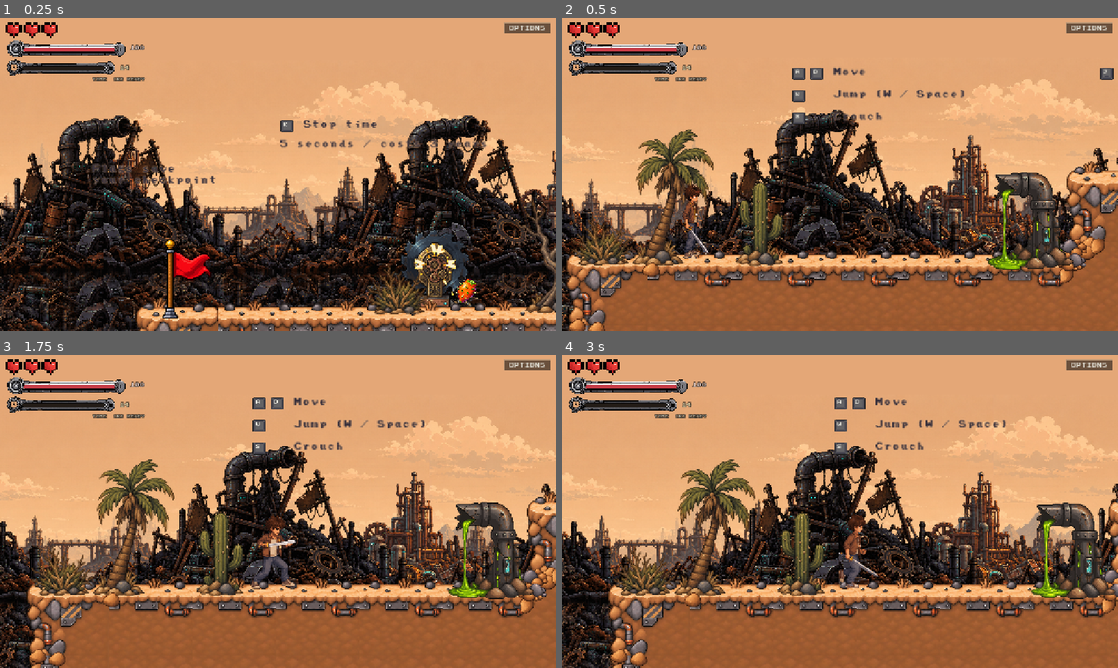
Above: before the commit, frames 1-4 (two rows, left to right).
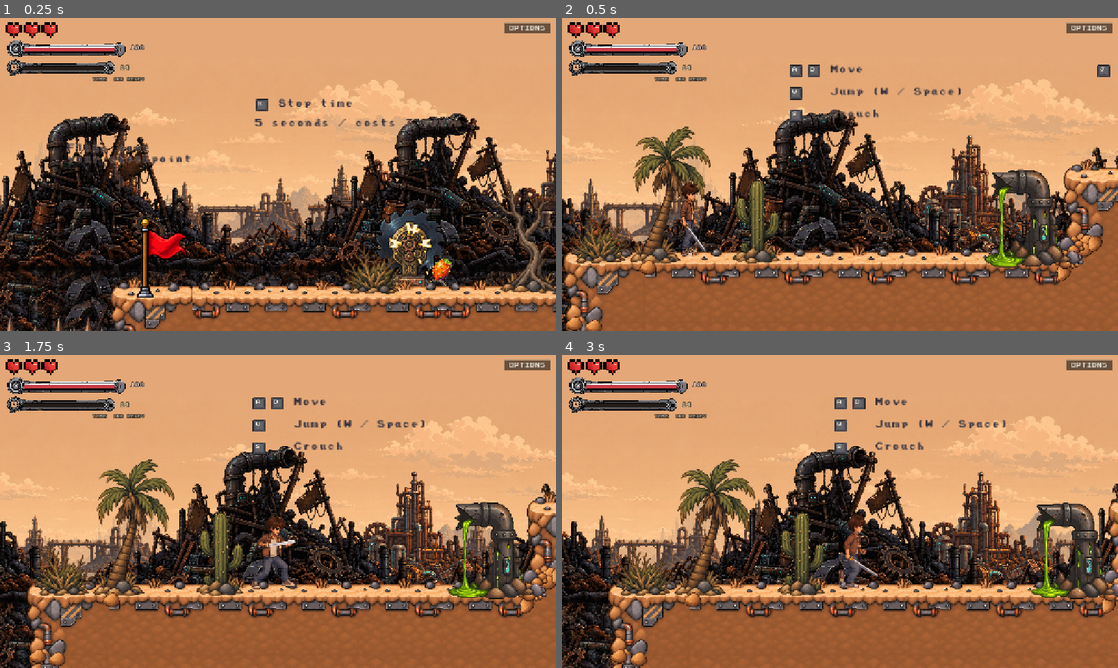
Above: after the commit, the same moments.

Repository: Zeyadzahran/years-to-spare
Game: Godot game, scene res://src/levels/level_01/level_01.tscn
The game is run twice, just before and just after one commit, with the same random seed, the same clock (stepped at 60 frames per second) and the same inputs. This scene is started directly instead of the project's main scene. Sound files missing from this copy of the repository are replaced by a short silence.
Inputs:
- Up to frame 1 (0.25 s): no input
- Up to frame 2 (0.5 s): no input
- Up to frame 3 (1.75 s): tap Enter at 0.5 s; hold S (crouch) 0.53-1.28 s; hold D (move_right) from 0.53 s (still down); tap Space (jump) at 0.77, 1.52 s; tap J (attack) at 1.35 s; tap S (crouch) at 1.55 s
- Up to frame 4 (3 s): release D (move_right) at 2.03 s; hold A (move_left) 2.03-2.78 s; hold S (crouch) 2.03-2.78 s; hold D (move_right) from 2.78 s (still down); tap E (time_rewind) at 2.85 s

The runs differ from the first frame. In frame 1, 41% of the frame differs, in the area x 0-100%, y 19-100%; in frame 2, 24%; in frame 3, less than 0.1%; in frame 4, nothing differs.

Commit message:
chore: save level testing changes

Diff:
--- a/src/actors/enemy/gunner_frames.tres
+++ b/src/actors/enemy/gunner_frames.tres
@@ -1,5 +1,14 @@
 [gd_resource type="SpriteFrames" format=3 uid="uid://dtvlxv02epglg"]
 
+[ext_resource type="Texture2D" uid="uid://dixm41suy0350" path="res://assets/sprites/gunner/crouch_shoot/frame_000.png" id="crouch_shoot_1"]
+[ext_resource type="Texture2D" uid="uid://d2bpktqum004l" path="res://assets/sprites/gunner/crouch_shoot/frame_001.png" id="crouch_shoot_2"]
+[ext_resource type="Texture2D" uid="uid://bl04t53bgh0tc" path="res://assets/sprites/gunner/crouch_shoot/frame_002.png" id="crouch_shoot_3"]
+[ext_resource type="Texture2D" uid="uid://cpag5tcn7lshw" path="res://assets/sprites/gunner/crouch_shoot/frame_003.png" id="crouch_shoot_4"]
+[ext_resource type="Texture2D" uid="uid://douai6etl3tak" path="res://assets/sprites/gunner/crouch_shoot/frame_004.png" id="crouch_shoot_5"]
+[ext_resource type="Texture2D" uid="uid://klgfkkf3k7k5" path="res://assets/sprites/gunner/crouch_shoot/frame_005.png" id="crouch_shoot_6"]
+[ext_resource type="Texture2D" uid="uid://ctkuqoenh6d47" path="res://assets/sprites/gunner/crouch_shoot/frame_006.png" id="crouch_shoot_7"]
+[ext_resource type="Texture2D" uid="uid://bf7qlwh32as1i" path="res://assets/sprites/gunner/crouch_shoot/frame_007.png" id="crouch_shoot_8"]
+[ext_resource type="Texture2D" uid="uid://d1qva7gapwqhb" path="res://assets/sprites/gunner/crouch_shoot/frame_008.png" id="crouch_shoot_9"]
 [ext_resource type="Texture2D" uid="uid://dhqtynby0buvk" path="res://assets/sprites/gunner/dying/frame_000.png" id="dying_1"]
 [ext_resource type="Texture2D" uid="uid://w3spm06cjy33" path="res://assets/sprites/gunner/dying/frame_001.png" id="dying_2"]
 [ext_resource type="Texture2D" uid="uid://cea035crpsdlh" path="res://assets/sprites/gunner/dying/frame_002.png" id="dying_3"]
@@ -36,15 +45,6 @@
 [ext_resource type="Texture2D" uid="uid://blohojxncxfsw" path="res://assets/sprites/gunner/run/frame_006.png" id="run_7"]
 [ext_resource type="Texture2D" uid="uid://dtd1tnbu5n321" path="res://assets/sprites/gunner/run/frame_007.png" id="run_8"]
 [ext_resource type="Texture2D" uid="uid://bh0lx8asb7jtw" path="res://assets/sprites/gunner/run/frame_008.png" id="run_9"]
-[ext_resource type="Texture2D" uid="uid://1peuoeced8dpl" path="res://assets/sprites/gunner/crouch_shoot/frame_000.png" id="crouch_shoot_1"]
-[ext_resource type="Texture2D" uid="uid://18qw359dz79n6" path="res://assets/sprites/gunner/crouch_shoot/frame_001.png" id="crouch_shoot_2"]
-[ext_resource type="Texture2D" uid="uid://m68qmct143m3m" path="res://assets/sprites/gunner/crouch_shoot/frame_002.png" id="crouch_shoot_3"]
-[ext_resource type="Texture2D" uid="uid://kf27cw56c0jzg" path="res://assets/sprites/gunner/crouch_shoot/frame_003.png" id="crouch_shoot_4"]
-[ext_resource type="Texture2D" uid="uid://o92vbc5lbpgju" path="res://assets/sprites/gunner/crouch_shoot/frame_004.png" id="crouch_shoot_5"]
-[ext_resource type="Texture2D" uid="uid://efzbzmhonr3cw" path="res://assets/sprites/gunner/crouch_shoot/frame_005.png" id="crouch_shoot_6"]
-[ext_resource type="Texture2D" uid="uid://00z3a0v5vemos" path="res://assets/sprites/gunner/crouch_shoot/frame_006.png" id="crouch_shoot_7"]
-[ext_resource type="Texture2D" uid="uid://7dhpcdt4kvs3m" path="res://assets/sprites/gunner/crouch_shoot/frame_007.png" id="crouch_shoot_8"]
-[ext_resource type="Texture2D" uid="uid://tiednf4ayp8id" path="res://assets/sprites/gunner/crouch_shoot/frame_008.png" id="crouch_shoot_9"]
 [ext_resource type="Texture2D" uid="uid://dv03vmuu2j8go" path="res://assets/sprites/gunner/shoot/frame_000.png" id="shoot_1"]
 [ext_resource type="Texture2D" uid="uid://dfv4l6peoi268" path="res://assets/sprites/gunner/shoot/frame_001.png" id="shoot_2"]
 [ext_resource type="Texture2D" uid="uid://bpsss0k61udv" path="res://assets/sprites/gunner/shoot/frame_002.png" id="shoot_3"]
@@ -58,6 +58,38 @@
 animations = [{
 "frames": [{
 "duration": 1.0,
+"texture": ExtResource("crouch_shoot_1")
+}, {
+"duration": 1.0,
+"texture": ExtResource("crouch_shoot_2")
+}, {
+"duration": 1.0,
+"texture": ExtResource("crouch_shoot_3")
+}, {
+"duration": 1.0,
+"texture": ExtResource("crouch_shoot_4")
+}, {
+"duration": 1.0,
+"texture": ExtResource("crouch_shoot_5")
+}, {
+"duration": 1.0,
+"texture": ExtResource("crouch_shoot_6")
+}, {
+"duration": 1.0,
+"texture": ExtResource("crouch_shoot_7")
+}, {
+"duration": 1.0,
+"texture": ExtResource("crouch_shoot_8")
+}, {
+"duration": 1.0,
+"texture": ExtResource("crouch_shoot_9")
+}],
+"loop": 0,
+"name": &"crouch_shoot",
+"speed": 13.0
+}, {
+"frames": [{
+"duration": 1.0,
 "texture": ExtResource("dying_1")
 }, {
 "duration": 1.0,
@@ -186,38 +218,6 @@
 }, {
 "frames": [{
 "duration": 1.0,
-"texture": ExtResource("crouch_shoot_1")
-}, {
-"duration": 1.0,
-"texture": ExtResource("crouch_shoot_2")
-}, {
-"duration": 1.0,
-"texture": ExtResource("crouch_shoot_3")
-}, {
-"duration": 1.0,
-"texture": ExtResource("crouch_shoot_4")
-}, {
-"duration": 1.0,
-"texture": ExtResource("crouch_shoot_5")
-}, {
-"duration": 1.0,
-"texture": ExtResource("crouch_shoot_6")
-}, {
-"duration": 1.0,
-"texture": ExtResource("crouch_shoot_7")
-}, {
-"duration": 1.0,
-"texture": ExtResource("crouch_shoot_8")
-}, {
-"duration": 1.0,
-"texture": ExtResource("crouch_shoot_9")
-}],
-"loop": 0,
-"name": &"crouch_shoot",
-"speed": 13.0
-}, {
-"frames": [{
-"duration": 1.0,
 "texture": ExtResource("shoot_1")
 }, {
 "duration": 1.0,
--- a/src/levels/level_01/level_01.tscn
+++ b/src/levels/level_01/level_01.tscn
@@ -938,7 +938,10 @@
 position = Vector2(14900, 119)
 
 [node name="ExitCheckpoint" parent="World/SalvageYard/Checkpoints" unique_id=1887431434 instance=ExtResource("18_chkpt")]
-position = Vector2(17387, 461)
+position = Vector2(16303, 118)
+
+[node name="ExitCheckpoint2" parent="World/SalvageYard/Checkpoints" unique_id=1221767689 instance=ExtResource("18_chkpt")]
+position = Vector2(16303, 118)
 
 [node name="Hazards" type="Node2D" parent="World/SalvageYard" unique_id=1322272541]
 
@@ -1951,7 +1954,7 @@
 
 [node name="Player" parent="Entities" unique_id=1426104633 instance=ExtResource("12_r3o47")]
 z_index = 10
-position = Vector2(15787, -135)
+position = Vector2(16095, 121)
 
 [node name="Enemies" type="Node2D" parent="." unique_id=261374960]
 
